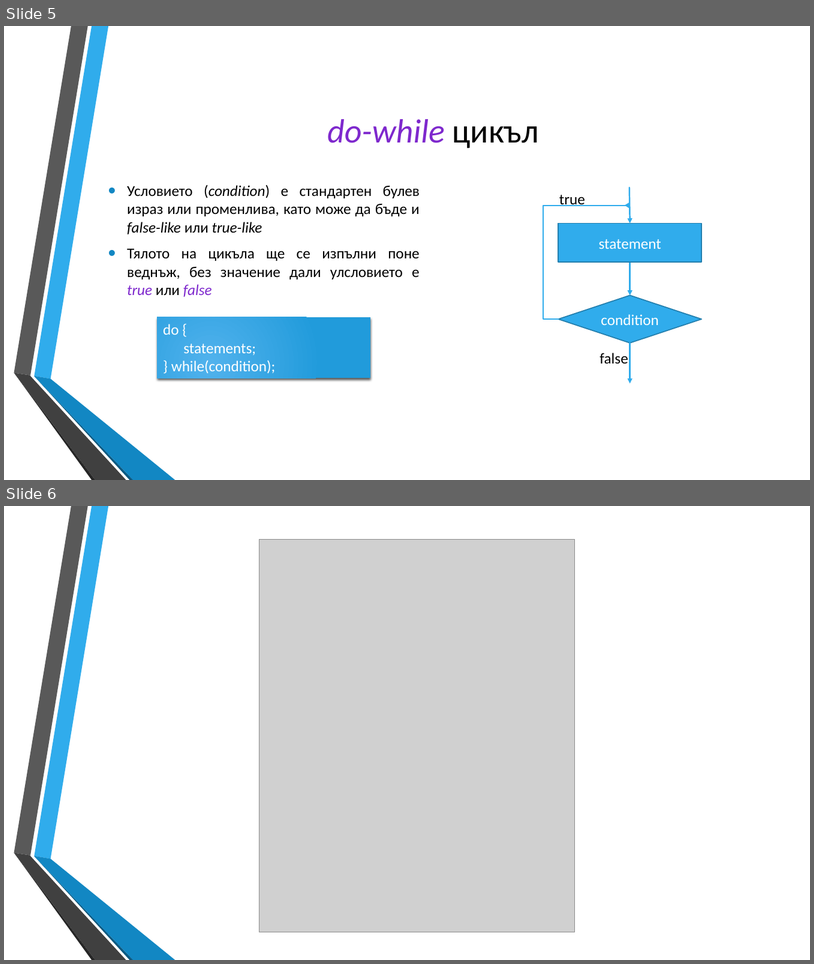
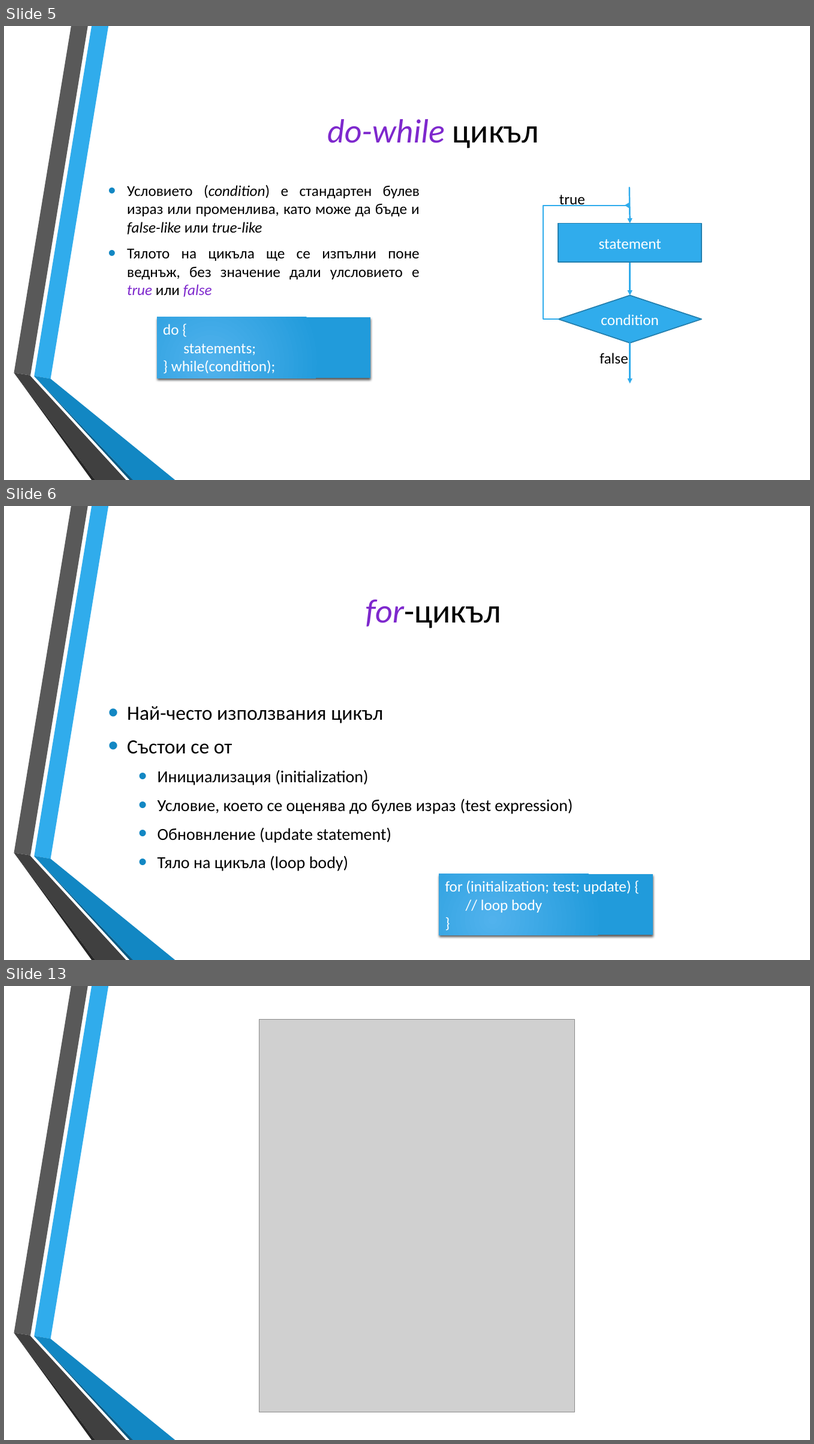
Before and after one commit to dnmitev/IT-Academy, a slide deck: JS Fundamentals/4.Loops/JS-Loops.pptx. Shown one above the other, each under a label of ours: slides 5 and 6 before the commit, slides 5, 6 and 13 after it; the slides between them are not shown. The pictures are 814x964 and 814x1444 pixels, drawn with LibreOffice and Linux fonts; fonts in the diff are those of the drawing; grey boxes stand for pictures; background and template pictures are left out. Boxes give left, top, right and bottom in pixels: in the first picture for what was removed or moved away, otherwise in the second. Text is boxed around its words. In the diff, an @@ line names an element or a change of style, - is before the commit and + after.

```diff
--- a/JS Fundamentals/4.Loops/JS-Loops.pptx
+++ b/JS Fundamentals/4.Loops/JS-Loops.pptx
@@ slide 6 added at bbox=[4, 506, 810, 960], background picture (left out); not listed: 6 template elements that a slide beside it also shows @@
@@ title added at bbox=[366, 599, 501, 628], 40 pt, text #000000 @@
+for-цикъл
@@ text added at bbox=[127, 706, 573, 871], 20 pt, text #000000 @@
+• Най-често използвания цикъл
+• Състои се от
+  • Инициализация (initialization)
+  • Условие, което се оценява до булев израз (test expression)
+  • Обновнление (update statement)
+  • Тяло на цикъла (loop body)
@@ rectangle added at bbox=[440, 874, 653, 935], fill gradient #51B3ED to #219CDB, 18 pt, text #FFFFFF @@
+for (initialization; test; update) {
+// loop body
+}
@@ what was slide 6 is now slide 13 @@
```
Also in this commit, not shown: 1 slide changed, 6 other slides added, 5 other files.
